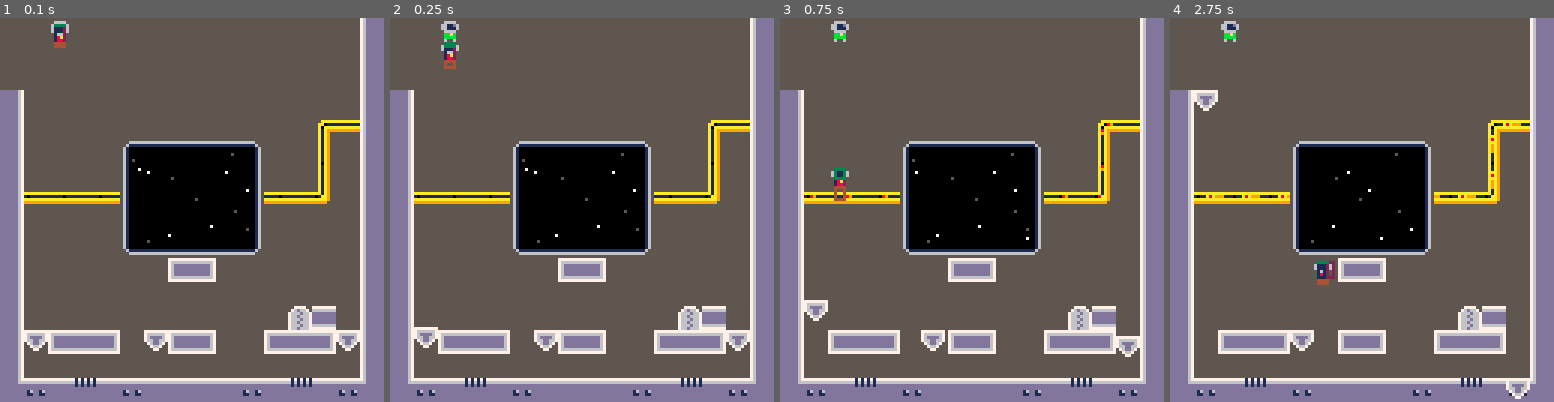
Above: before the commit, frames 1-4 (left to right).
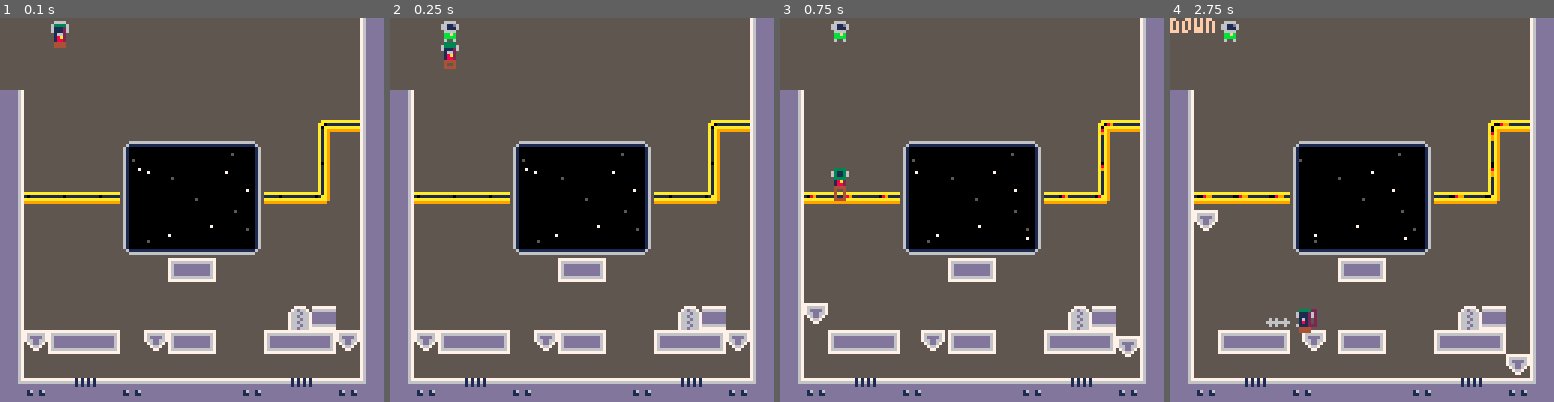
Above: after the commit, the same moments.

Repository: jgradim/gameoff-2020
Game: PICO-8 cartridge moonshot.p8
The game is run twice, just before and just after one commit, with the same random seed, the same clock (stepped at 60 frames per second) and the same inputs.
Inputs:
- Up to frame 1 (0.1 s): no input
- Up to frame 2 (0.25 s): no input
- Up to frame 3 (0.75 s): tap X (X key) at 0.33 s; tap O (Z key) at 0.7 s
- Up to frame 4 (2.75 s): tap X (X key) at 1.07, 1.85 s; hold Right 1.6-2.1 s; tap O (Z key) at 1.7, 2.1, 2.5 s; hold Up 2.15-2.42 s; hold Right from 2.47 s (still down)

Frame 1 is identical in both runs. In frame 2, 0.2% of the frame differs, in the area x 6-13%, y 80-87%; in frame 3, 0.2%; in frame 4, 2.7%, in the area x 0-94%, y 0-100%.

Commit message:
Add time stepping

Diff:
--- a/moonshot.p8
+++ b/moonshot.p8
@@ -40,8 +40,20 @@
  init_lights()
 end
 
+free_exec = true
+exec_credits = 0
 fps=30
+t=0
 function _update()
+ if btnp(🅾️) then free_exec= not free_exec end
+ if btnp(❎) then exec_credits+=1 end
+ if not free_exec then
+  if exec_credits <0 then
+   return
+  end
+  exec_credits -= 1
+ end
+ t+=1/fps
  --input
  player_btns={"⬅️","➡️","⬆️"}
  for i=1,#player_btns do
@@ -50,6 +62,7 @@
    if (fn) fn(p,btnp(i-1))
   end
  end
+ --[[
  if btnp(🅾️) then
   if path.found then
    path:apply()
@@ -57,6 +70,7 @@
    path:find(npcs[2],npcs[2],p)
   end
  end
+ --]]
 
  --characters
  update_player(p)
@@ -390,7 +404,7 @@
  if p.state=="idle" then
   p.sp=1
  elseif p.state=="run" then
-  p.sp=2+(t()*10)%3
+  p.sp=2+(t*10)%3
  elseif p.state=="jump" then
   p.sp=3
  elseif p.state=="glide" then
@@ -522,7 +536,7 @@
  local dx,dy=to_x-x,to_y-y
  return function(plat)
   local f=ef_smooth(
-   abs(time()%6-3)/3
+   abs(t%6-3)/3
   )
   plat.x=x+dx*f+0.5
   plat.y=y+dy*f+0.5
@@ -808,7 +822,7 @@
   local x=pos[1]
   local y=pos[2]
   local c=
-   abs(cos(t()/i))*#lights_colors\1
+   abs(cos(t/i))*#lights_colors\1
 
   pset(x,y,lights_colors[c+1])
   i=i>lights_loop and 0 or i+3
